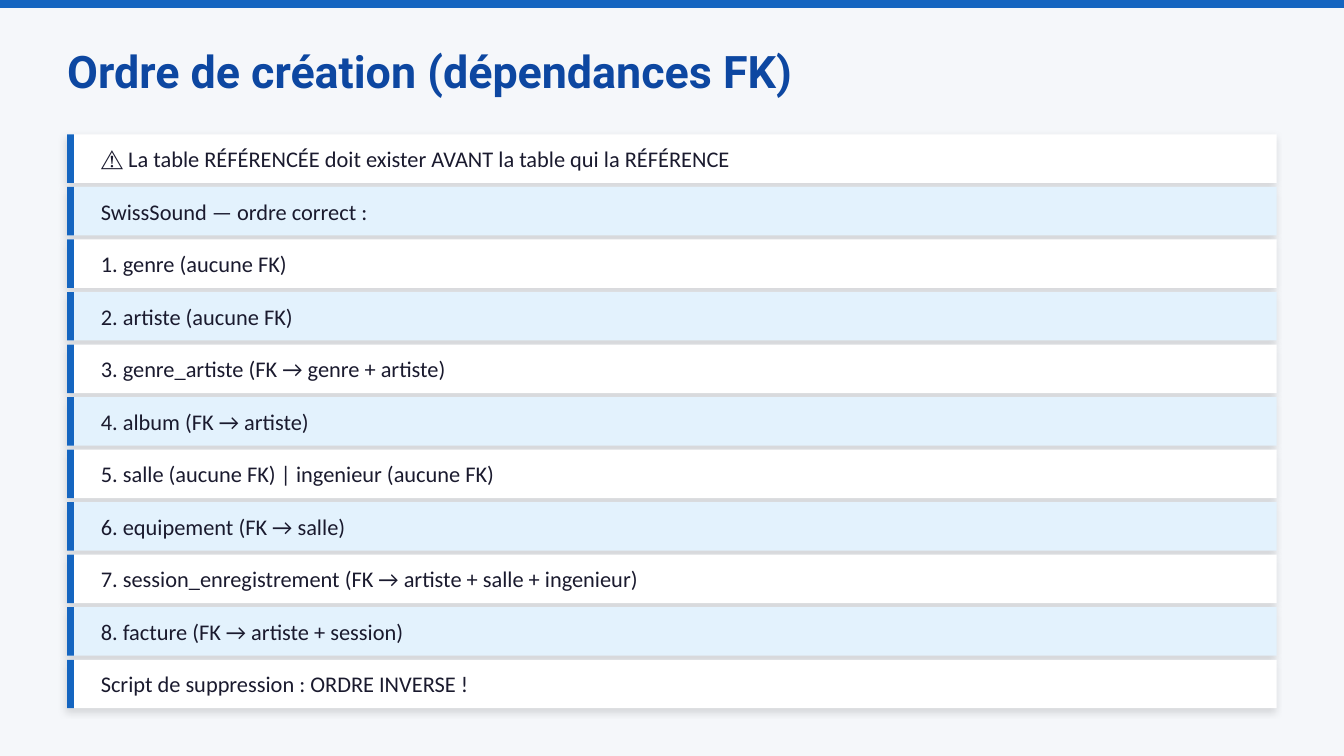
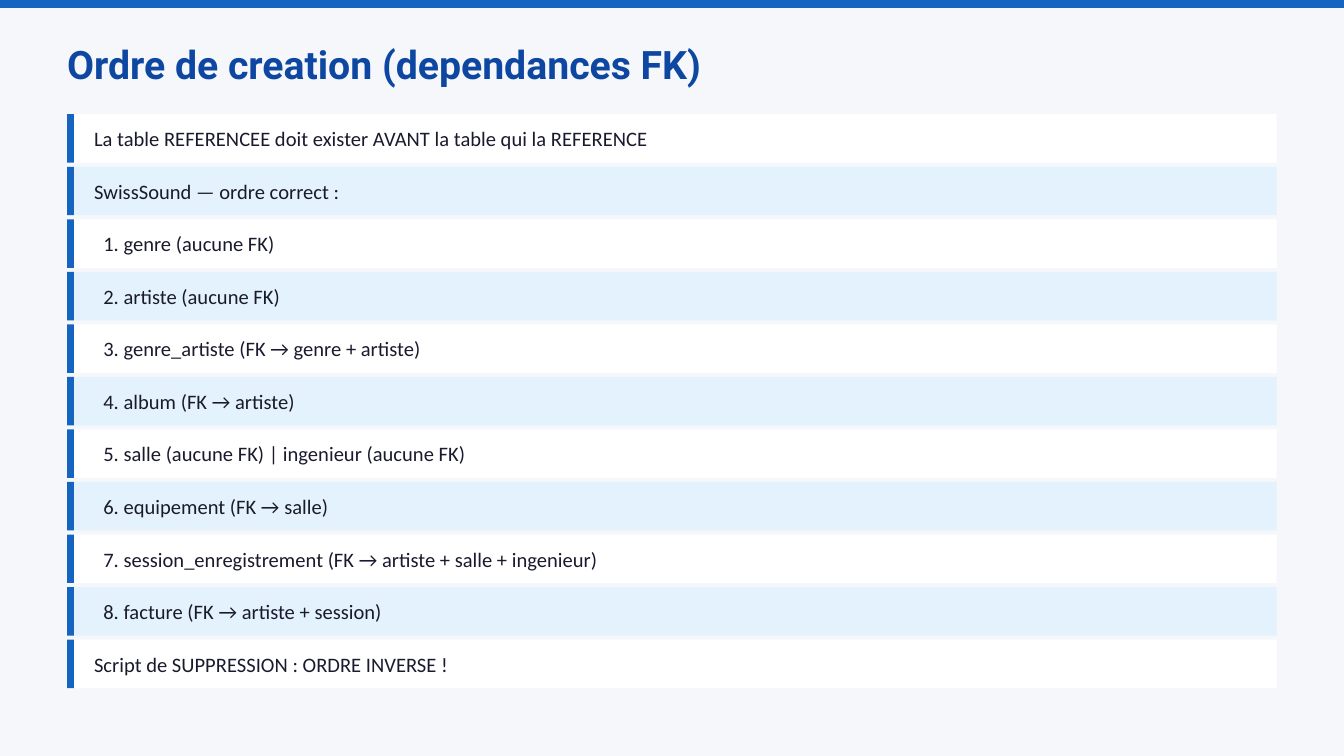
Before and after one commit to mbiTati/unit4_gamifie, a slide deck: slide 5 of pptx/Module09_CREATE_DATABASE_et_TABLE.pptx. Drawn at 1344x756 pixels with LibreOffice and Linux fonts; fonts in the diff are those of the drawing. Boxes give left, top, right and bottom in pixels: in the first picture for what was removed or moved away, otherwise in the second. Text is boxed around its words. In the diff, an @@ line names an element or a change of style, - is before the commit and + after.

```diff
--- a/pptx/Module09_CREATE_DATABASE_et_TABLE.pptx
+++ b/pptx/Module09_CREATE_DATABASE_et_TABLE.pptx
@@ text at box(67, 48, 701, 88): text changed; size 24 to 21 pt @@
-Ordre de création (dépendances FK)
+Ordre de creation (dependances FK)
@@ text at box(94, 131, 647, 150): text changed; size 12 to 11 pt @@
-⚠️ La table RÉFÉRENCÉE doit exister AVANT la table qui la RÉFÉRENCE
+La table REFERENCEE doit exister AVANT la table qui la REFERENCE
@@ text "SwissSound — ordre correct :": place and size @@
-text "SwissSound — ordre correct :" at box(101, 204, 356, 220)
+text "SwissSound — ordre correct :" at box(94, 184, 329, 199)
@@ text "1. genre (aucune FK)": place and size @@
-text "1. genre (aucune FK)" at box(101, 256, 287, 276)
+text "1. genre (aucune FK)" at box(103, 236, 274, 255)
@@ text "2. artiste (aucune FK)": place and size @@
-text "2. artiste (aucune FK)" at box(101, 309, 293, 328)
+text "2. artiste (aucune FK)" at box(103, 289, 279, 307)
@@ text "3. genre_artiste (FK → genre ...": place and size @@
-text "3. genre_artiste (FK → genre ..." at box(101, 361, 446, 381)
+text "3. genre_artiste (FK → genre ..." at box(103, 341, 420, 360)
@@ text "4. album (FK → artiste)": place and size @@
-text "4. album (FK → artiste)" at box(101, 414, 309, 433)
+text "4. album (FK → artiste)" at box(103, 394, 294, 412)
@@ text "5. salle (aucune FK) | ...": place and size @@
-text "5. salle (aucune FK) | ..." at box(101, 466, 494, 486)
+text "5. salle (aucune FK) | ..." at box(103, 446, 465, 465)
@@ 22 rectangles: place and size @@
-22 rectangles at box(67, 134, 1277, 708)
+22 rectangles at box(67, 114, 1277, 688)
@@ shadow off in 11 elements at box(67, 587, 1277, 636), box(67, 114, 1277, 163), box(67, 167, 1277, 215), box(67, 219, 1277, 267), box(67, 271, 1277, 320), box(67, 324, 1277, 372), box(67, 376, 1277, 425), box(67, 430, 1277, 478), box(67, 535, 1277, 583), box(67, 640, 1277, 688), box(67, 482, 1277, 531) @@
@@ text "6. equipement (FK → salle)": place and size @@
-text "6. equipement (FK → salle)" at box(101, 519, 346, 539)
+text "6. equipement (FK → salle)" at box(103, 499, 328, 518)
@@ size 12 to 11 pt in 9 elements at box(103, 604, 382, 622), box(94, 184, 329, 199), box(103, 236, 274, 255), box(103, 289, 279, 307), box(103, 341, 420, 360), box(103, 394, 294, 412), box(103, 446, 465, 465), box(103, 499, 328, 518), box(103, 552, 597, 571) @@
@@ text "7. session_enregistrement (FK → artiste ...": place and size @@
-text "7. session_enregistrement (FK → artiste ..." at box(101, 571, 638, 591)
+text "7. session_enregistrement (FK → artiste ..." at box(103, 552, 597, 571)
@@ text "8. facture (FK → artiste ...": place and size @@
-text "8. facture (FK → artiste ..." at box(101, 624, 403, 643)
+text "8. facture (FK → artiste ..." at box(103, 604, 382, 622)
@@ text at box(94, 657, 437, 676): text changed; size 12 to 11 pt @@
-Script de suppression : ORDRE INVERSE !
+Script de SUPPRESSION : ORDRE INVERSE !
```
Also in this commit, not shown: 8 other slides changed, 6 other files.
